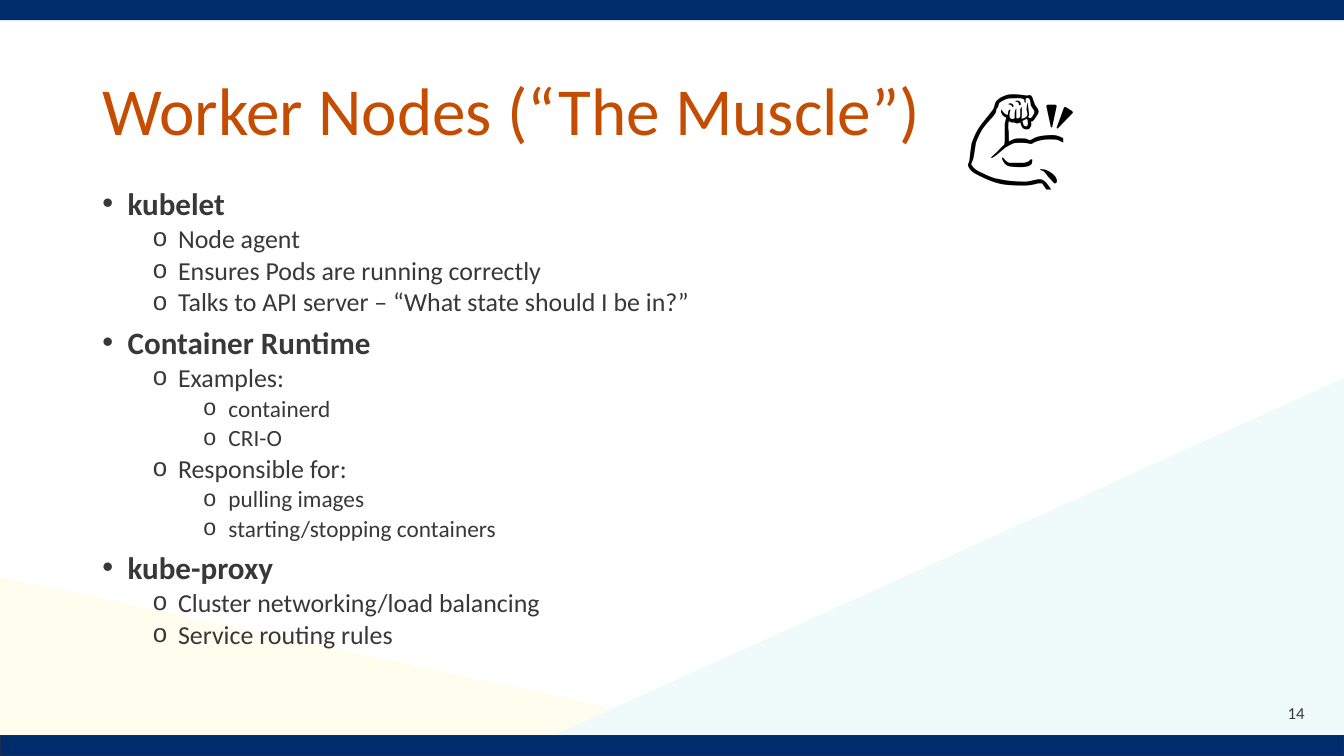
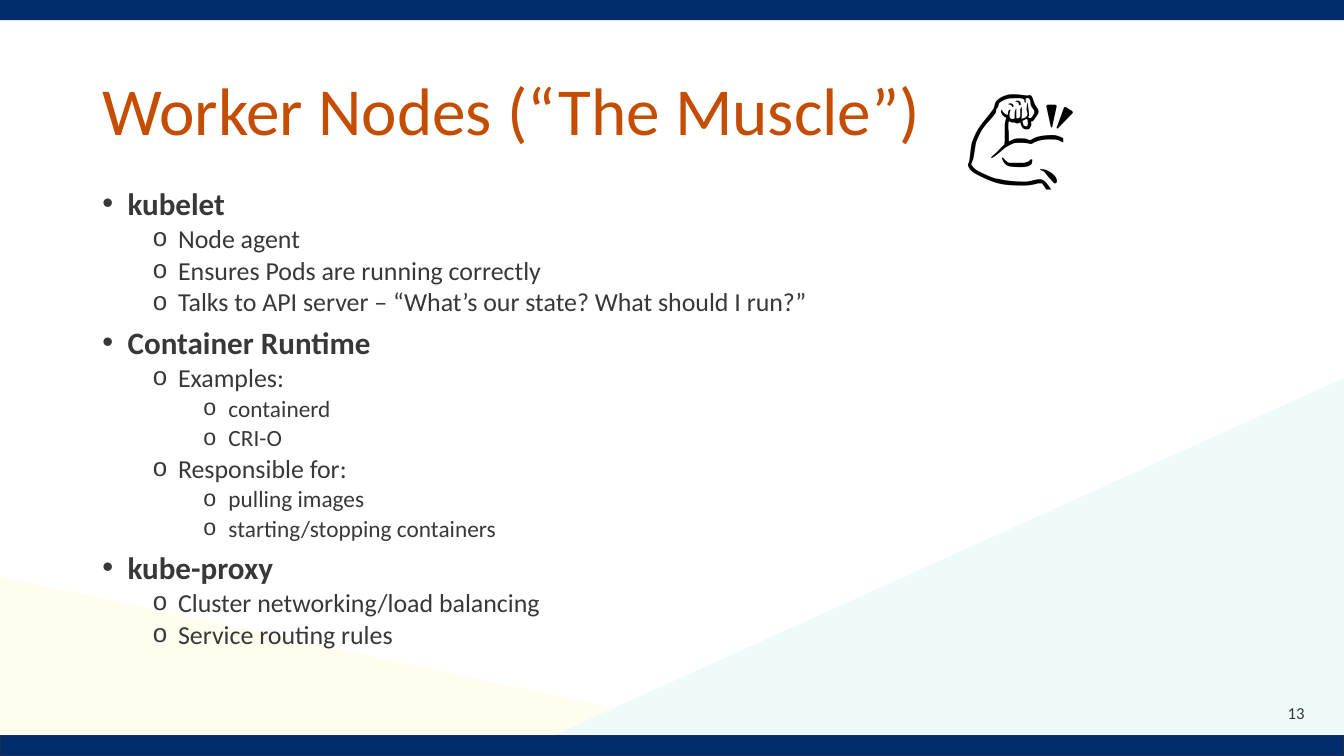
Before and after one commit to Notalib/workshop-kubernetes, a slide deck: slide 13 of Kubernetes_workshop.pptx (slide 14 before the commit). Drawn at 1344x756 pixels with LibreOffice and Linux fonts; fonts in the diff are those of the drawing; background and template pictures are left out. Boxes give left, top, right and bottom in pixels: in the first picture for what was removed or moved away, otherwise in the second. Text is boxed around its words. In the diff, an @@ line names an element or a change of style, - is before the commit and + after.

```diff
--- a/Kubernetes_workshop.pptx
+++ b/Kubernetes_workshop.pptx
@@ text at (x1=178, y1=292, x2=806, y2=311): text changed @@
-  o Talks to API server – “What state should I be in?”
+  o Talks to API server – “What’s our state? What should I run?”
@@ page number at (x1=1288, y1=708, x2=1305, y2=719): text changed @@
-14
+13
```
Also in this commit, not shown: 13 other slides changed, 6 slides added, 3 slides removed, 10 other files.
